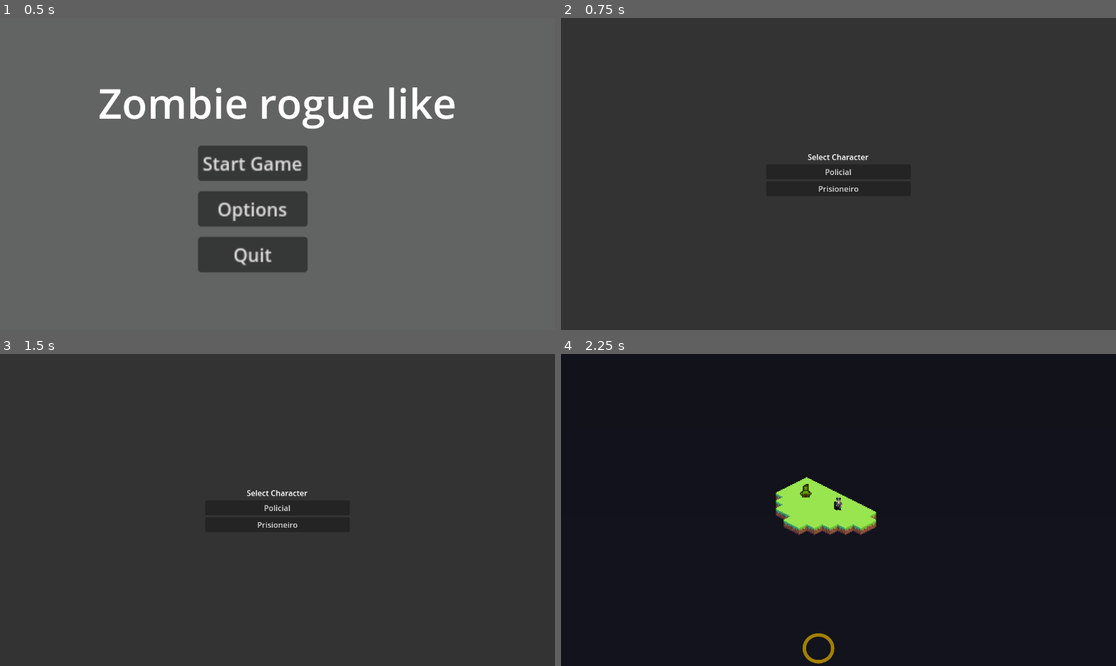
Above: before the commit, frames 1-4 (two rows, left to right).
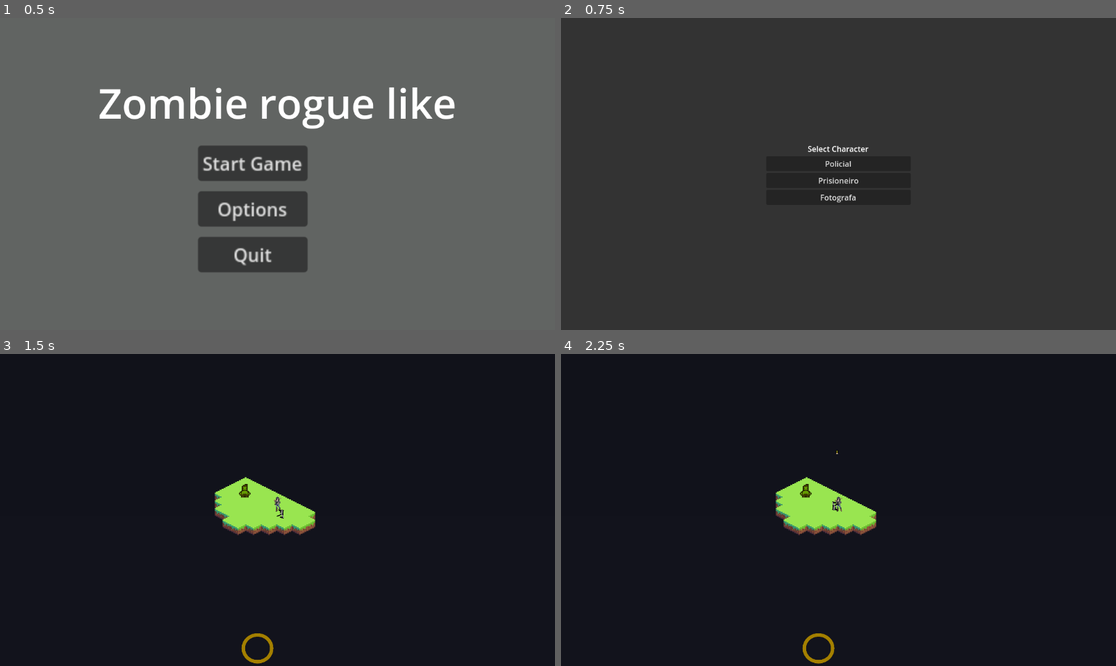
Above: after the commit, the same moments.

Repository: Kennykiller36/project-rogue-zombie
Game: Godot game, scene res://scenes/main_menu_scene/main_menu.tscn
The game is run twice, just before and just after one commit, with the same random seed, the same clock (stepped at 60 frames per second) and the same inputs.
Inputs (mouse positions are in pixels of both pictures, inside the frame that each line leads up to):
- Up to frame 1 (0.5 s): no input
- Up to frame 2 (0.75 s): click "Start Game" at 0.5 s
- Up to frame 3 (1.5 s): click (277, 531) at 1.25 s, where only the run after the commit has a clickable "Fotografa"
- Up to frame 4 (2.25 s): click (838, 506) at 2 s, where only the run before the commit has a clickable "Policial"

Frame 1 is identical in both runs. In frame 2, 0.6% of the frame differs, in the area x 44-56%, y 40-60%; in frame 3, 99%, in the area x 0-100%, y 0-100%; in frame 4, less than 0.1%.

Commit message:
Add personagem fotografa e arma smg

Diff:
--- a/entidades/arma/arma.gd
+++ b/entidades/arma/arma.gd
@@ -19,6 +19,8 @@
 			weapon_data = preload("res://entidades/arma/pistol.tres").duplicate()
 		2:
 			weapon_data = preload("res://entidades/arma/shotgun.tres").duplicate()
+		3:
+			weapon_data = preload("res://entidades/arma/smg.tres").duplicate()
 		_:
 			push_error("Invalid tipo_arma value!")
 			return
--- /dev/null
+++ b/entidades/arma/smg.tres
@@ -0,0 +1,13 @@
+[gd_resource type="Resource" script_class="WeaponData" load_steps=4 format=3 uid="uid://dpr02kb3tda0o"]
+
+[ext_resource type="PackedScene" uid="uid://dk6cmeky32ua4" path="res://entidades/bala/bullet.tscn" id="1_y4tnp"]
+[ext_resource type="Texture2D" uid="uid://4x8vy8h0yvur" path="res://sprites/armas/smg.png" id="2_y4tnp"]
+[ext_resource type="Script" uid="uid://f0okiqv4rnoe" path="res://entidades/arma/weapon_data.gd" id="3_46t4k"]
+
+[resource]
+script = ExtResource("3_46t4k")
+bullet_scene = ExtResource("1_y4tnp")
+max_ammo = 60
+fire_rate = 0.12
+spread = 0.05
+gun_texture = ExtResource("2_y4tnp")
--- /dev/null
+++ b/entidades/player/fotografa.tres
@@ -0,0 +1,13 @@
+[gd_resource type="Resource" script_class="PlayerData" load_steps=3 format=3 uid="uid://dgfgexulcq6sc"]
+
+[ext_resource type="Script" uid="uid://bgh1681waghfl" path="res://entidades/player/player_data.gd" id="1_0gt1y"]
+[ext_resource type="Texture2D" uid="uid://bj4mkpavobge4" path="res://sprites/personagens_principais/Fotografa_Anya.png" id="2_0gt1y"]
+
+[resource]
+script = ExtResource("1_0gt1y")
+ID = "3"
+saudeMaxima = 100
+habilidadeEspecial = "DizerOlaFotografa"
+velocidade = 20.0
+sprite = ExtResource("2_0gt1y")
+armaInicial = 3
--- a/entidades/player/prisioneiro.tres
+++ b/entidades/player/prisioneiro.tres
@@ -5,7 +5,7 @@
 
 [resource]
 script = ExtResource("1_00bkn")
-ID = "1"
+ID = "2"
 saudeMaxima = 100
 habilidadeEspecial = "DizerOlaPrisioneiro"
 velocidade = 20.0
--- a/scenes/selecao_personagens/character_select.gd
+++ b/scenes/selecao_personagens/character_select.gd
@@ -7,3 +7,8 @@
 func _on_prisioneiro_pressed():
 	GameData.selected_player_data = preload("res://entidades/player/prisioneiro.tres")
 	get_tree().change_scene_to_file("res://scenes/test_scene/test_scene.tscn")
+
+
+func _on_fotografa_button_pressed() -> void:
+	GameData.selected_player_data = preload("res://entidades/player/fotografa.tres")
+	get_tree().change_scene_to_file("res://scenes/test_scene/test_scene.tscn")
--- a/scenes/selecao_personagens/character_select.tscn
+++ b/scenes/selecao_personagens/character_select.tscn
@@ -52,5 +52,10 @@
 layout_mode = 2
 text = "Prisioneiro"
 
+[node name="FotografaButton" type="Button" parent="VBoxContainer"]
+layout_mode = 2
+text = "Fotografa"
+
 [connection signal="pressed" from="VBoxContainer/PolicialButton" to="." method="_on_policial_pressed"]
 [connection signal="pressed" from="VBoxContainer/PrisioneiroButton" to="." method="_on_prisioneiro_pressed"]
+[connection signal="pressed" from="VBoxContainer/FotografaButton" to="." method="_on_fotografa_button_pressed"]
Binary file added: sprites/armas/smg.png
Not shown, added: sprites/armas/smg.png.import
Binary file added: sprites/personagens_principais/Fotografa_Anya.png
Not shown, added: sprites/personagens_principais/Fotografa_Anya.png.import
